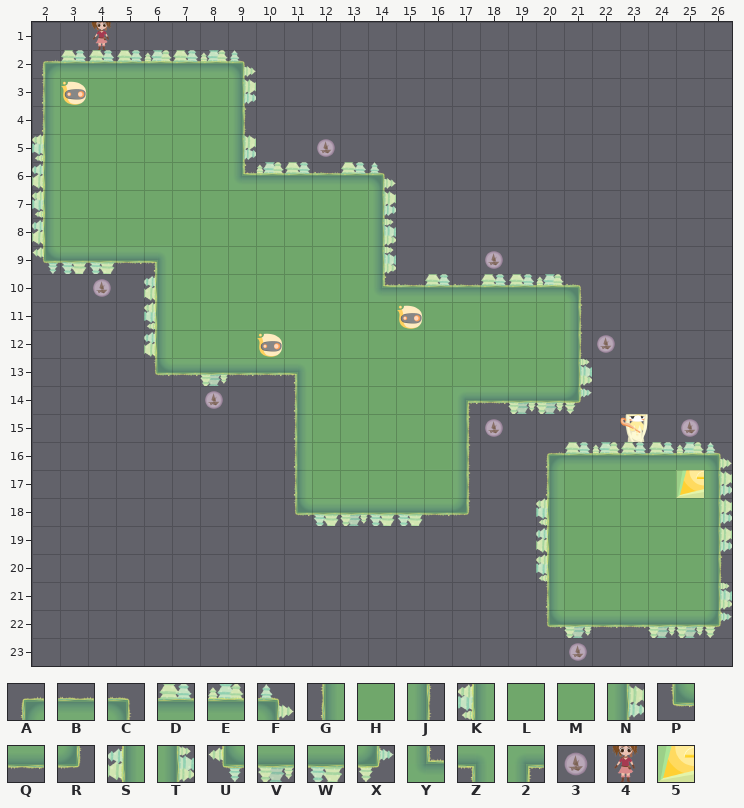
A Tiled map gets an edit: LibGDX/core/assets/Levels/level8.tmx. Above, as it was before the edit.
Cells are 128x128 px. Shown: x 2..26, y 1..23.
Key: from "newTile": A 9, B 10, C 11, D 14, E 15, F 16, G 18, H 19, J 20, K 22, L 23, M 24, N 25, P 27, Q 28, R 29, S 31, T 34, U 40, V 41, W 42, X 43, Y 46, Z 54, 2 55, 3 67 "ship", 4 69 "player", 5 70 "gate".
_ is an empty cell, # one hidden under a higher layer.
Layer "Ground" before, first column x 2:
 1 _________________________
 2 ADDDEDEF_________________
 3 GLLLMMLN_________________
 4 GHMMHMLJ_________________
 5 KMMMLMMN_________________
 6 SMLMMLMYEDBDF____________
 7 KHMLLLMLHMMHN____________
 8 SLLMHLMMMLMMT____________
 9 UWWQZMHLMLHMT____________
10 ____SMHHLMHLYBDBDDEC_____
11 ____KLHHMHLMLHHHLLLJ_____
12 ____SLLHLMMLLMLLMLLJ_____
13 ____PQVQQZLLHHLMMLLT_____
14 _________GMLLHL2QVVX_____
15 _________GLHMHMJ_________
16 _________GLMMLHJ__ADEDDEF
17 _________GLHMLLJ__GHMHM#N
18 _________PWVWWQR__KMLMMHN
19 __________________SMMHHMN
20 __________________KHLLLHJ
21 __________________GMMMMLT
22 __________________PVQQVVX
23 _________________________
Layer "Object" before, first column x 2:
 1 __4______________________
 2 _________________________
 3 _________________________
 4 _________________________
 5 __________3______________
 6 _________________________
 7 _________________________
 8 _________________________
 9 ________________3________
10 __3______________________
11 _________________________
12 ____________________3____
13 _________________________
14 ______3__________________
15 ________________3______3_
16 _________________________
17 _______________________5_
18 _________________________
19 _________________________
20 _________________________
21 _________________________
22 _________________________
23 ___________________3_____
After:
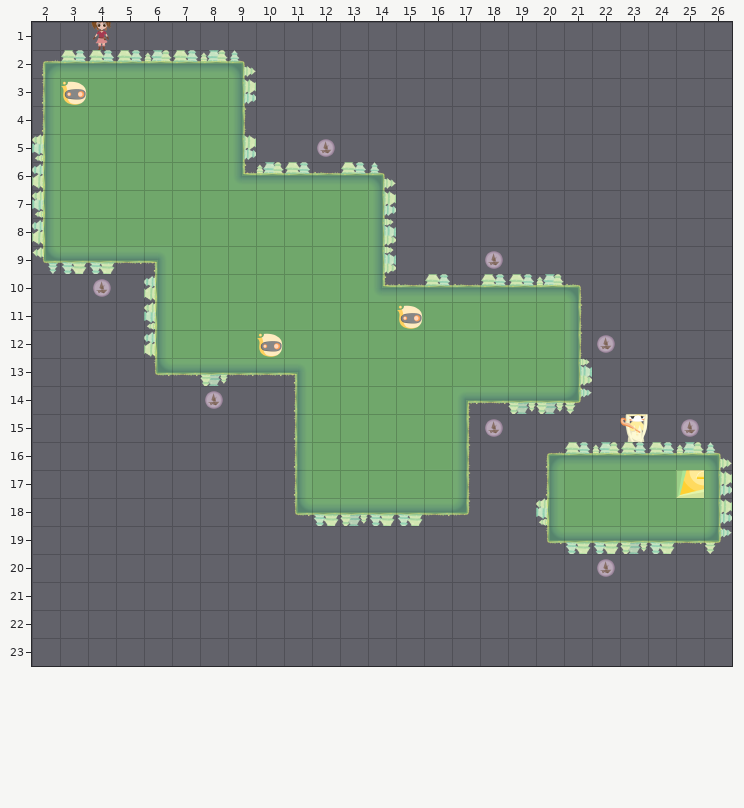
Edits made:
Changed rows in their new state; . is an unchanged cell.
Layer "Ground":
first column x 20:
19 PWWVWQX
20 _______
21 _______
22 _______
Layer "Object":
first column x 21:
20 .3
23 _.
Boxes around the changes in both pictures, in picture pixels (x1, y1, x2, y2):
changed: (536, 526, 732, 661)
